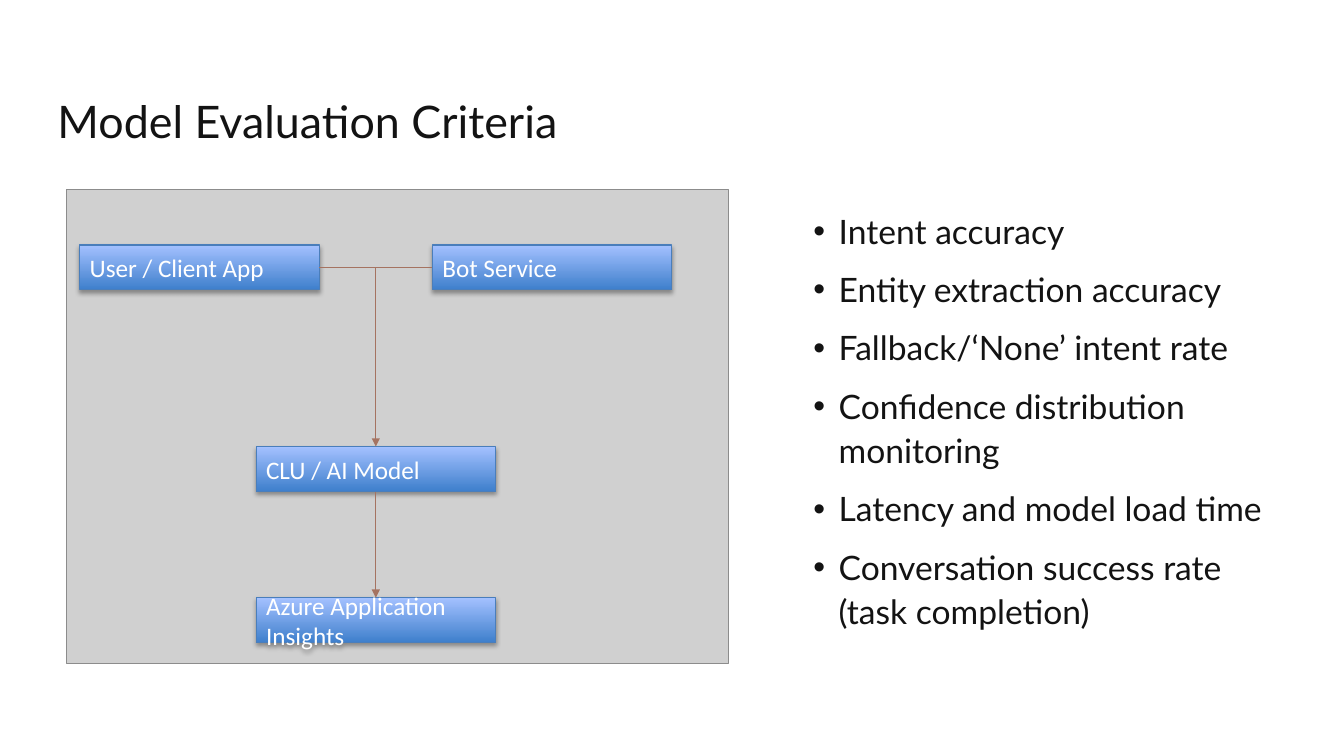
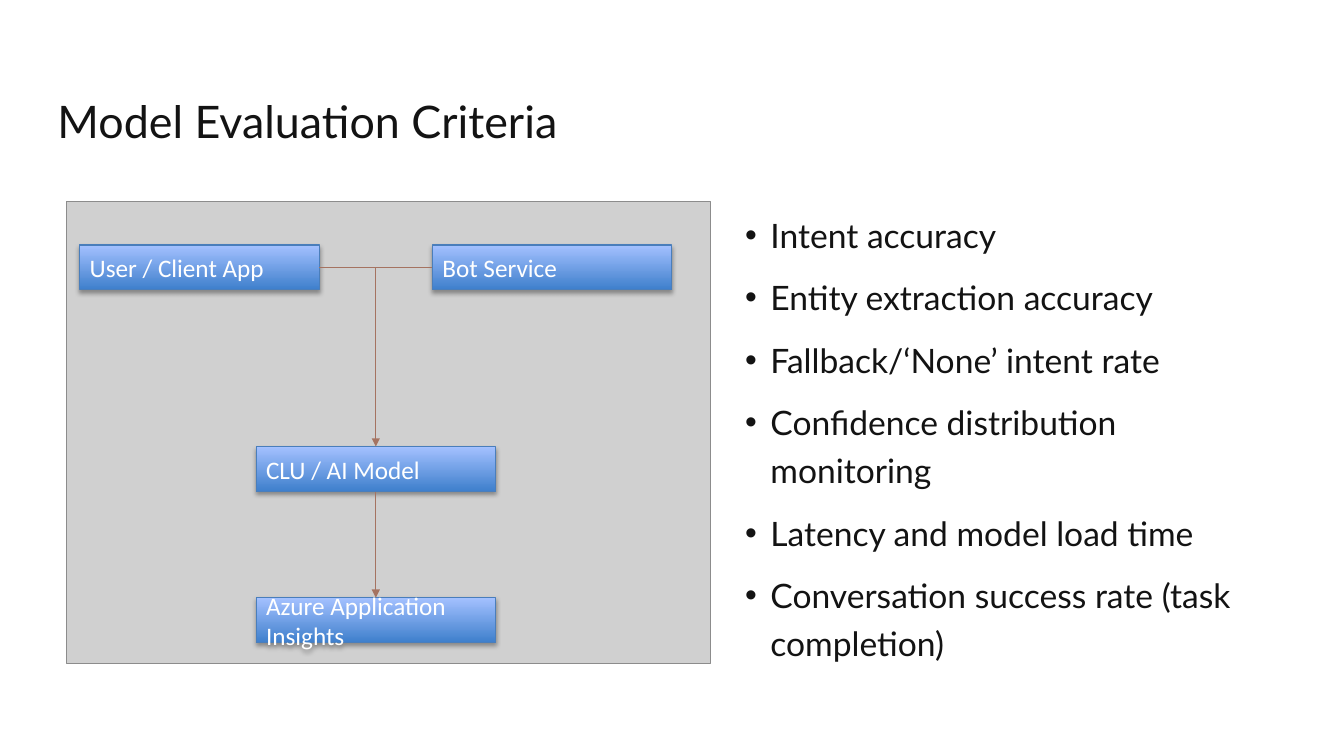
Before and after one commit to pajeeokoth/chatbot, a slide deck: slide 13 of P10_03_presentation.pptx (slide 16 before the commit). Drawn at 1344x756 pixels with LibreOffice and Linux fonts; fonts in the diff are those of the drawing; grey boxes stand for pictures. Boxes give left, top, right and bottom in pixels: in the first picture for what was removed or moved away, otherwise in the second. Text is boxed around its words. In the diff, an @@ line names an element or a change of style, - is before the commit and + after.

```diff
--- a/P10_03_presentation.pptx
+++ b/P10_03_presentation.pptx
@@ picture: place and size @@
-picture at bbox=[67, 190, 728, 663]
+picture at bbox=[67, 202, 711, 663]
@@ text "Intent accuracy": place and size @@
-text "Intent accuracy" at bbox=[839, 220, 1262, 630]
+text "Intent accuracy" at bbox=[770, 224, 1231, 662]
@@ text "Intent accuracy" at bbox=[770, 224, 1231, 662]: line spacing 1.1 to 1.2 @@
```
Also in this commit, not shown: 13 other slides changed, 4 slides removed, 2 other files.
